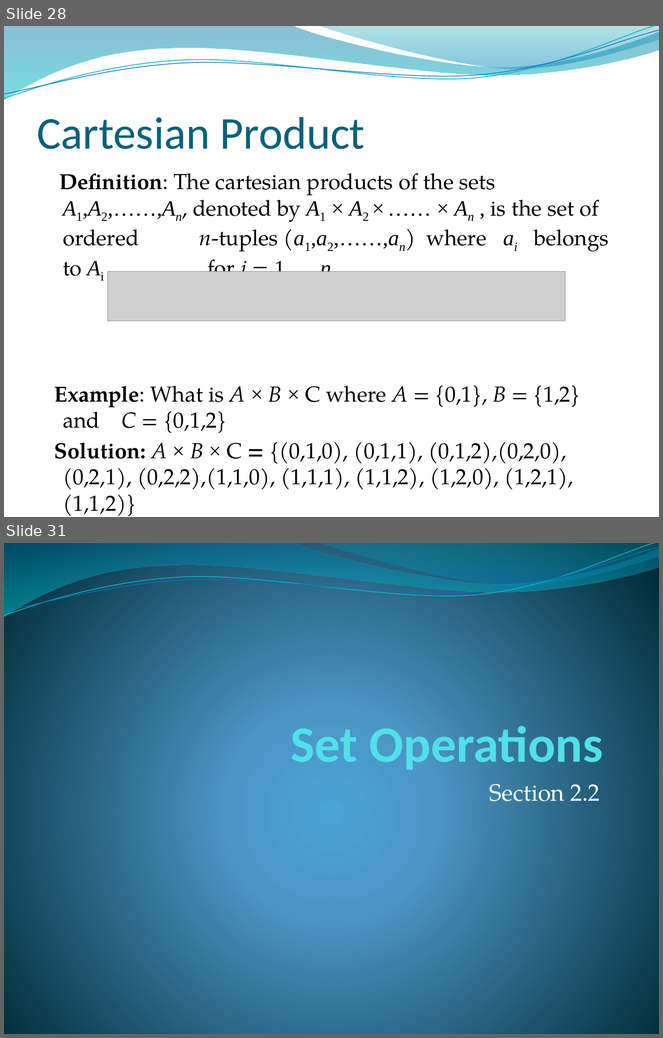
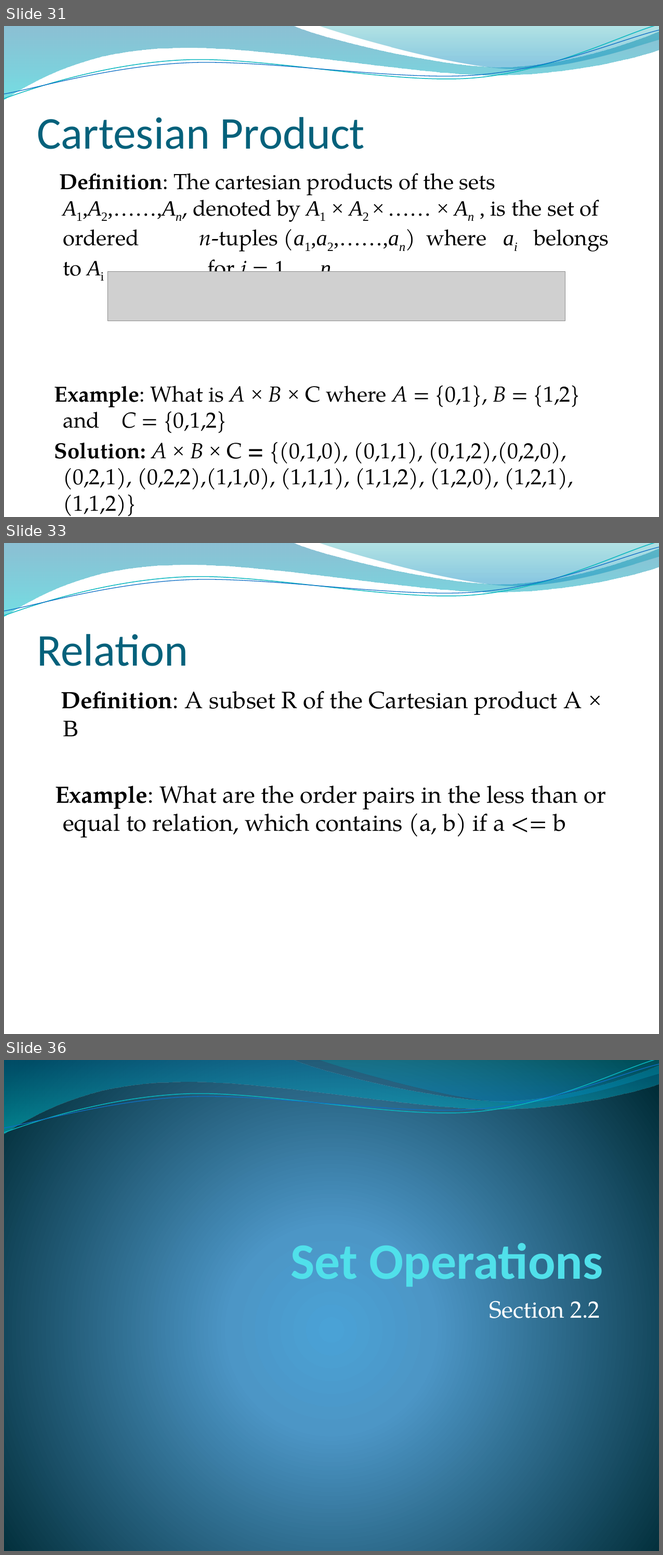
Before and after one commit to lin-chen-GA/lin-chen-GA.github.io, a slide deck: cs2620/slides/cs2620_notes2.pptx. Shown one above the other, each under a label of ours: slides 28 and 31 before the commit, slides 31, 33 and 36 after it; the slides between them are not shown. The pictures are 663x1038 and 663x1555 pixels, drawn with LibreOffice and Linux fonts; fonts in the diff are those of the drawing; grey boxes stand for pictures; background and template pictures are left out. Boxes give left, top, right and bottom in pixels: in the first picture for what was removed or moved away, otherwise in the second. Text is boxed around its words. In the diff, an @@ line names an element or a change of style, - is before the commit and + after.

```diff
--- a/cs2620/slides/cs2620_notes2.pptx
+++ b/cs2620/slides/cs2620_notes2.pptx
@@ slide 33 added at (4,543,659,1034), background picture (left out); not listed: 4 template elements that a slide beside it also shows @@
@@ title added at (37,634,189,666), 50 pt, text #04617B @@
+Relation
@@ text added at (55,691,607,838), 26 pt, text #000000 @@
+Definition: A subset R of the Cartesian product A × B
+Example: What are the order pairs in the less than or equal to relation, which contains (a, b) if a <= b
@@ what was slide 28 is now slide 31 @@
@@ what was slide 31 is now slide 36 @@
```
Also in this commit, not shown: 3 slides changed, 4 other slides added, 2 other files.
